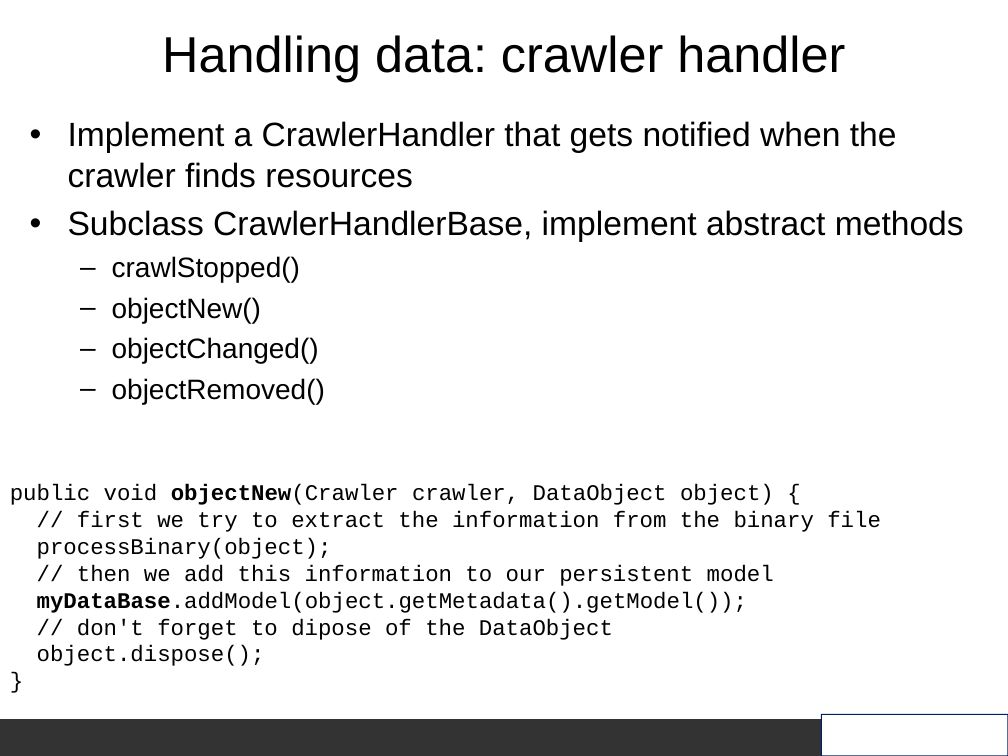
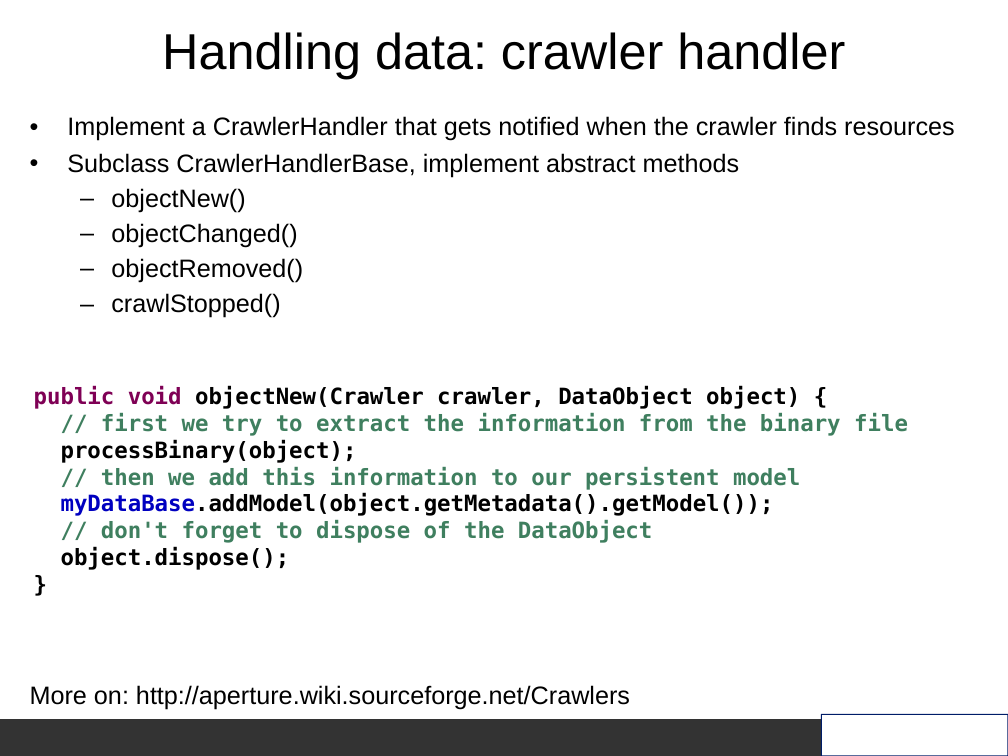
Before and after one commit to aurora/aperture, a slide deck: slide 9 of aperture/doc/Aperture_slides.ppt. Drawn at 1008x756 pixels with LibreOffice and Linux fonts; fonts in the diff are those of the drawing; background and template pictures are left out. Boxes give left, top, right and bottom in pixels: in the first picture for what was removed or moved away, otherwise in the second. Text is boxed around its words. In the diff, an @@ line names an element or a change of style, - is before the commit and + after.

Commit message:
updated the Aperture_slides.ppt presentation

```diff
--- a/aperture/doc/Aperture_slides.ppt
+++ b/aperture/doc/Aperture_slides.ppt
@@ title "Handling data: crawler handler" at <box>162,32,845,79</box>: line spacing 1 to 0.93 @@
@@ text at <box>67,116,955,283</box>: size 24 to 18 pt in "Implement a CrawlerHandler that gets notified when ...", "Subclass CrawlerHandlerBase, implement abstract methods"; size 20 to 18 pt in "objectNew()", "objectChanged()", "objectRemoved()"; indent changed; line spacing 1 to 0.93 @@
@@ text at <box>112,256,300,282</box>: paragraph removed @@
-  – crawlStopped()
@@ text at <box>111,293,280,318</box>: paragraph added @@
+  – crawlStopped()
@@ text "public void objectNew(Crawler crawler, DataObject ...": place and size @@
-text "public void objectNew(Crawler crawler, DataObject ..." at <box>10,484,881,666</box>
+text "public void objectNew(Crawler crawler, DataObject ..." at <box>34,386,908,570</box>
@@ text at <box>34,386,908,570</box>: font Courier New to DejaVu Sans Mono, bold on in "public void objectNew(Crawler crawler, DataObject object) {", "// first we try to extract the ...", "processBinary(object);", "// then we add this information to ..." and 3 more places; text colour #000000 to #7F0055 in "public void"; text colour #000000 to #3F7F5F in "// first we try to extract the ...", "// then we add this information to ..."; text colour #000000 to #0000C0 in "myDataBase.addModel(object.getMetadata().getModel());" @@
@@ text at <box>101,520,652,543</box>: text changed; font Courier New to DejaVu Sans Mono; text colour #000000 to #3F7F5F; bold on @@
-// don't forget to dipose of the DataObject
+// don't forget to dispose of the DataObject
@@ text added at <box>30,685,630,710</box>, 18 pt, text #000000 @@
+More on: http://aperture.wiki.sourceforge.net/Crawlers
```
Also in this commit, not shown: 19 other slides changed, 7 slides added, 1 other file.
